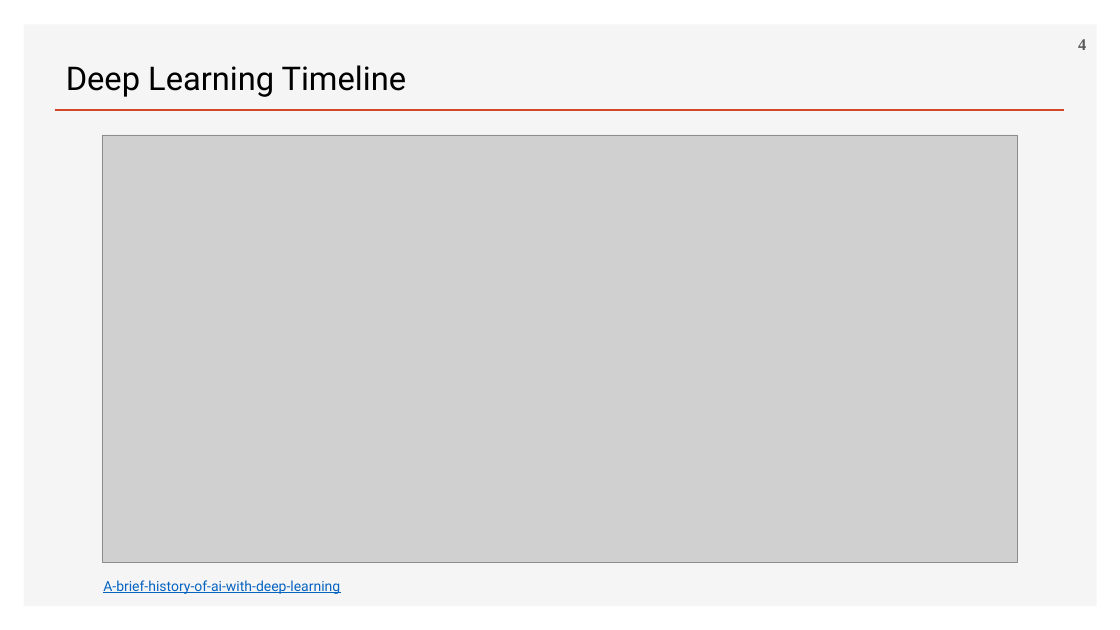
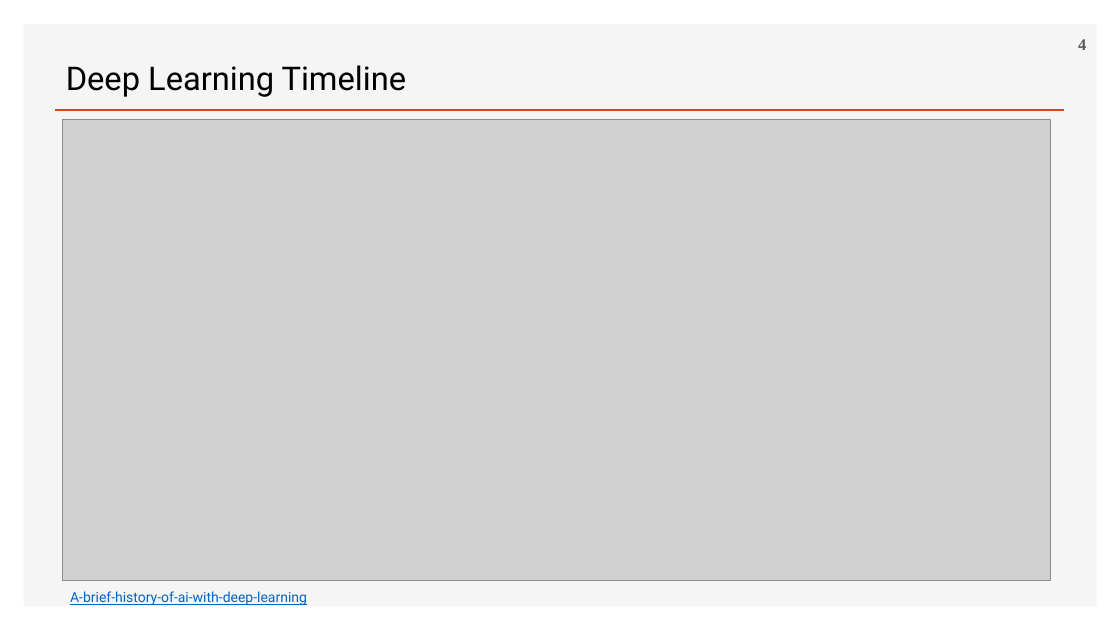
Before and after one commit to ancestor9/2026_Fall_Deep-Learning-with-Python, a slide deck: slide 4 of Chapter 08 Image Classification.pptx. Drawn at 1120x630 pixels with LibreOffice and Linux fonts; fonts in the diff are those of the drawing; grey boxes stand for pictures; background and template pictures are left out. Boxes give left, top, right and bottom in pixels: in the first picture for what was removed or moved away, otherwise in the second. Text is boxed around its words. In the diff, an @@ line names an element or a change of style, - is before the commit and + after.

```diff
--- a/Chapter 08 Image Classification.pptx
+++ b/Chapter 08 Image Classification.pptx
@@ picture resized from (x1=103, y1=135, x2=1018, y2=563) to (x1=63, y1=119, x2=1050, y2=581) @@
@@ text "A-brief-history-of-ai-with-deep-learning" moved from (x1=103, y1=580, x2=340, y2=594) to (x1=70, y1=591, x2=307, y2=605) @@
```
Also in this commit, not shown: 4 other slides changed, 1 slide added.
